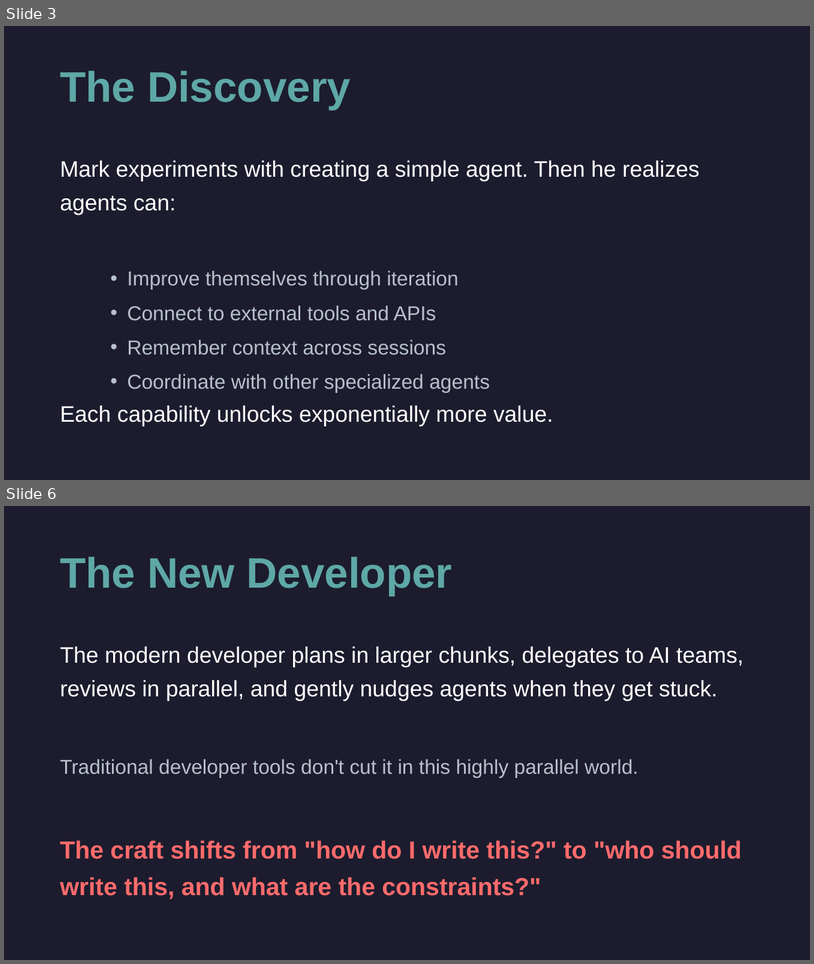
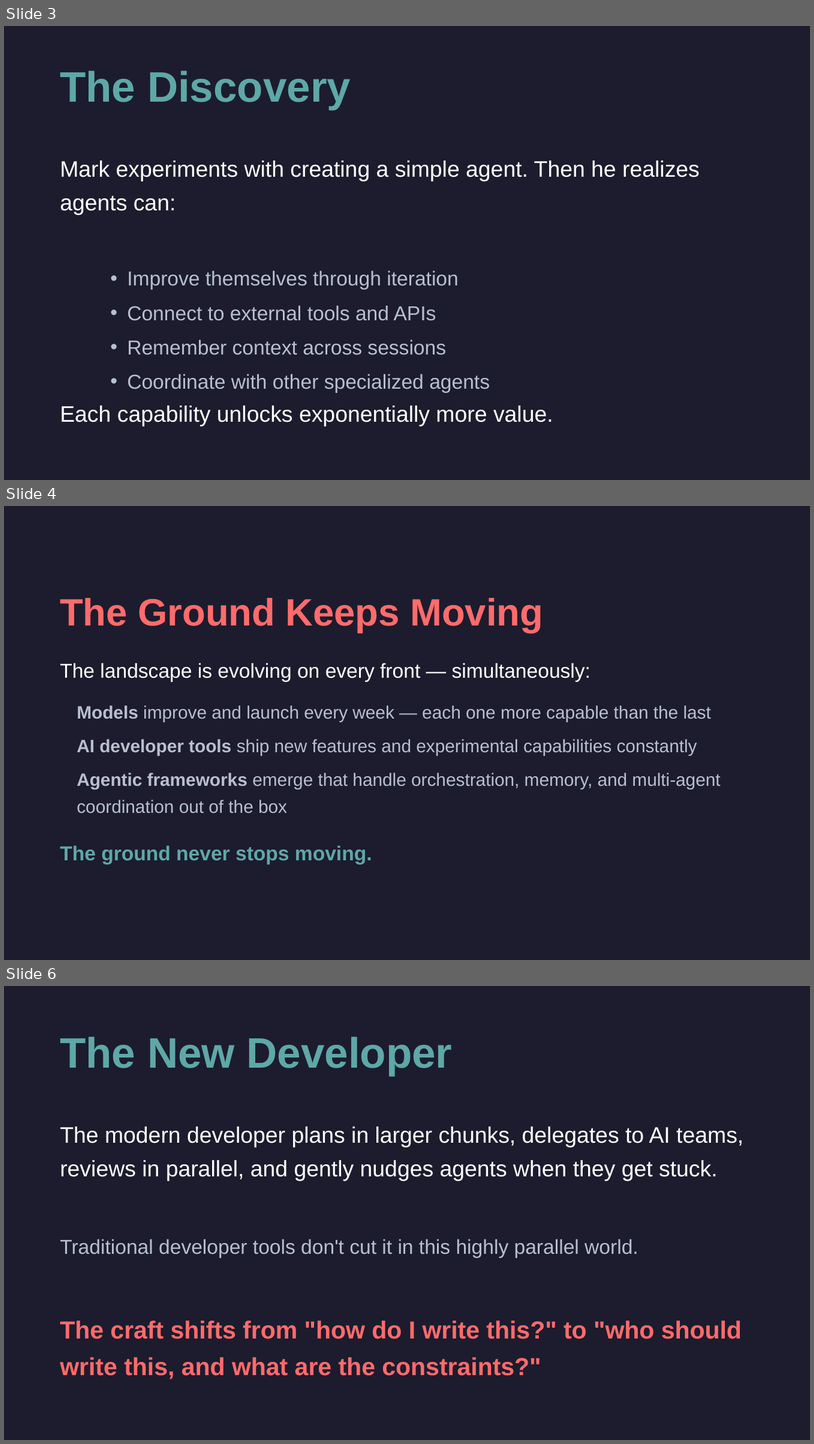
Before and after one commit to cirvine-MSFT/editless, a slide deck: docs/presentations/marks-journey-short.pptx. Shown one above the other, each under a label of ours: slides 3 and 6 before the commit, slides 3, 4 and 6 after it; the slides between them are not shown. The pictures are 814x964 and 814x1444 pixels, drawn with LibreOffice and Linux fonts; fonts in the diff are those of the drawing. Boxes give left, top, right and bottom in pixels: in the first picture for what was removed or moved away, otherwise in the second. Text is boxed around its words. In the diff, an @@ line names an element or a change of style, - is before the commit and + after.

```diff
--- a/docs/presentations/marks-journey-short.pptx
+++ b/docs/presentations/marks-journey-short.pptx
@@ slide 4 added at [4, 506, 810, 960], background #1C1C2E @@
@@ text added at [60, 598, 543, 633], 34 pt, text #FF6B6B, bold @@
+The Ground Keeps Moving
@@ text added at [60, 663, 591, 681], 18 pt, text #FFFFFF @@
+The landscape is evolving on every front — simultaneously:
@@ text added at [77, 705, 720, 813], 16 pt, text #B8C0CC @@
+• Models improve and launch every week — each one more capable than the last
+• AI developer tools ship new features and experimental capabilities constantly
+• Agentic frameworks emerge that handle orchestration, memory, and multi-agent coordination out of the box
@@ text added at [60, 845, 372, 864], 18 pt, text #5EA8A7, bold @@
+The ground never stops moving.
```
Also in this commit, not shown: 1 other slide added, 2 slides removed, 5 other files.
